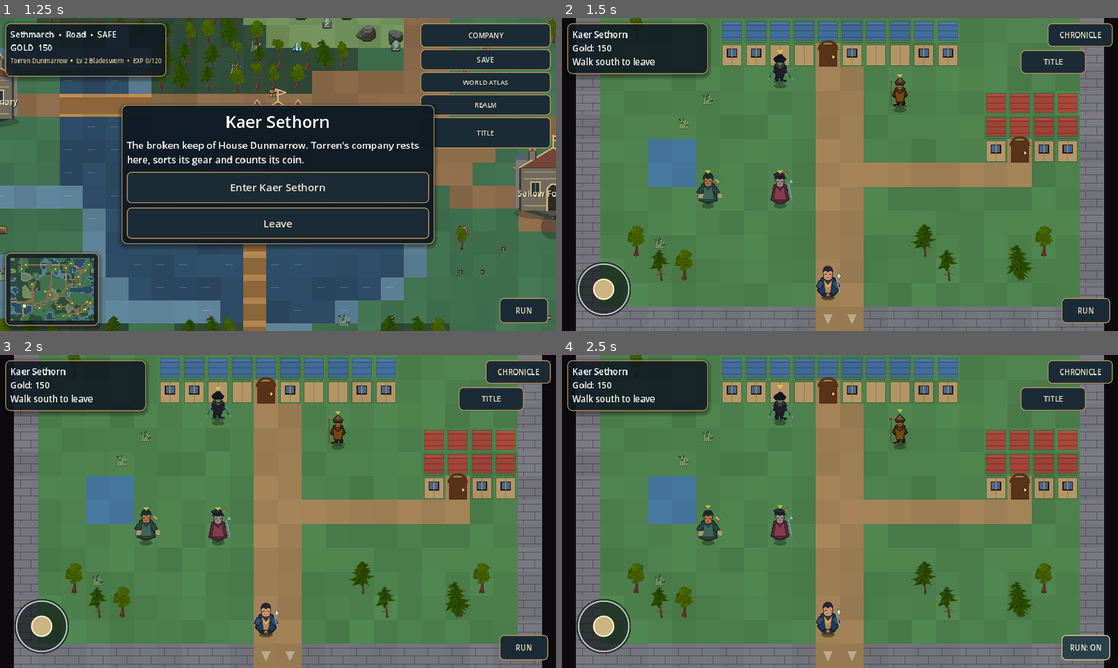
Above: before the commit, frames 1-4 (two rows, left to right).
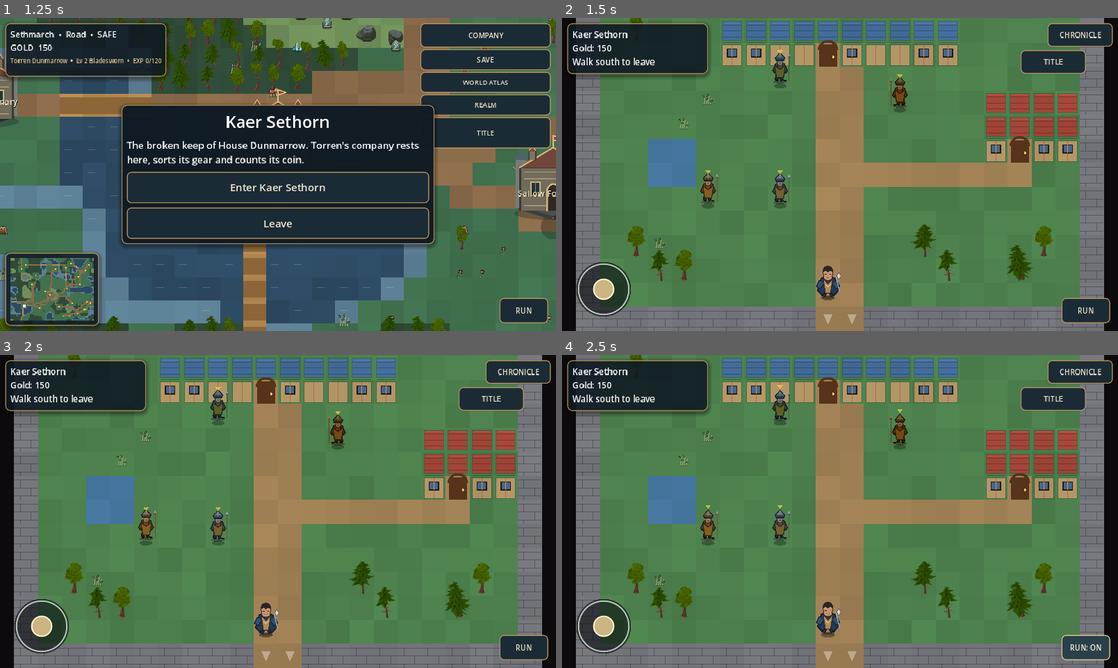
Above: after the commit, the same moments.

Repository: ninjun42215-gif/KindleWake
Game: Godot game, scene res://World.tscn
The game is run twice, just before and just after one commit, with the same random seed, the same clock (stepped at 60 frames per second) and the same inputs. This scene is started directly instead of the project's main scene.
Inputs:
- Up to frame 1 (1.25 s): click "A Enter Kaer Sethorn" at 0.5 s
- Up to frame 2 (1.5 s): click "Enter Kaer Sethorn" at 1.25 s
- Up to frame 3 (2 s): no input
- Up to frame 4 (2.5 s): click "RUN" at 2 s

Frame 1 is identical in both runs. In frame 2, 0.6% of the frame differs, in the area x 24-42%, y 10-60%; in frame 3, 0.6%; in frame 4, 0.6%.

Commit message:
Remove arbitrary hashed NPC portrait assignment

Diff:
--- a/Kindlewake/scripts/ui/art.gd
+++ b/Kindlewake/scripts/ui/art.gd
@@ -181,8 +181,9 @@
         return "mage"
     if key.contains("captain") or key.contains("knight"):
         return "knight"
-    var common: Array[String] = ["merchant", "guard", "hunter", "rogue", "healer", "noble", "scholar", "duelist"]
-    return common[posmod(hash(name), common.size())]
+    # Unknown NPCs use a conservative guard silhouette. Never hash identity into
+    # an unrelated profession portrait; authored role metadata must choose variants.
+    return "guard"
 
 
 static func character_for_enemy(character_id: String, display_name: String = "") -> String:
